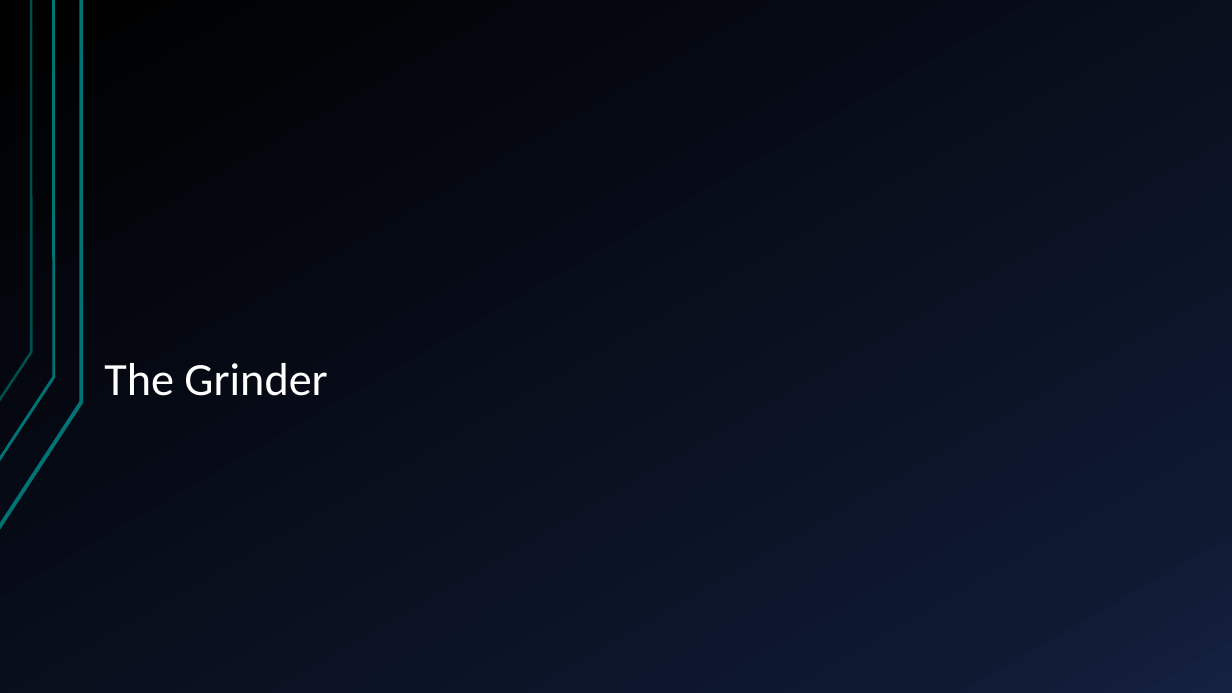
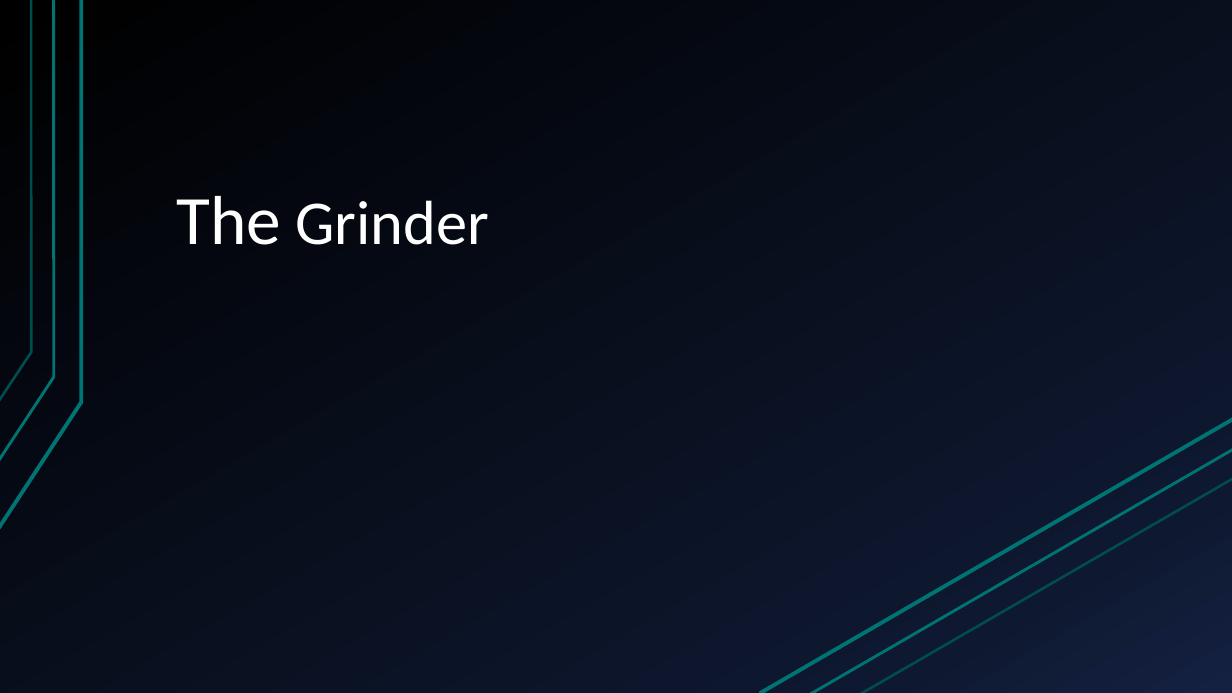
Before and after one commit to BrunoFelix/Restoran, a slide deck: slide 17 of Docs/Apresentação TSW-Atualizada.pptx. Drawn at 1232x693 pixels with LibreOffice and Linux fonts; fonts in the diff are those of the drawing. Boxes give left, top, right and bottom in pixels: in the first picture for what was removed or moved away, otherwise in the second. Text is boxed around its words. In the diff, an @@ line names an element or a change of style, - is before the commit and + after.

```diff
--- a/Docs/Apresentação TSW-Atualizada.pptx
+++ b/Docs/Apresentação TSW-Atualizada.pptx
@@ title "The Grinder": place and size @@
-title "The Grinder" at (104,363,327,396)
+title "The Grinder" at (177,196,489,245)
@@ title "The Grinder" at (177,196,489,245): size 36 to 54 pt in "The"; size 36 to 48.6 pt in "Grinder" @@
@@ line added from (760, 693) to (1232, 419), #007373 3 pt @@
@@ line added from (809, 693) to (1232, 449), #007373 2.25 pt @@
@@ line added from (860, 693) to (1232, 479), #007373 2 pt @@
```
Also in this commit, not shown: 7 other slides changed, 5 other files.
